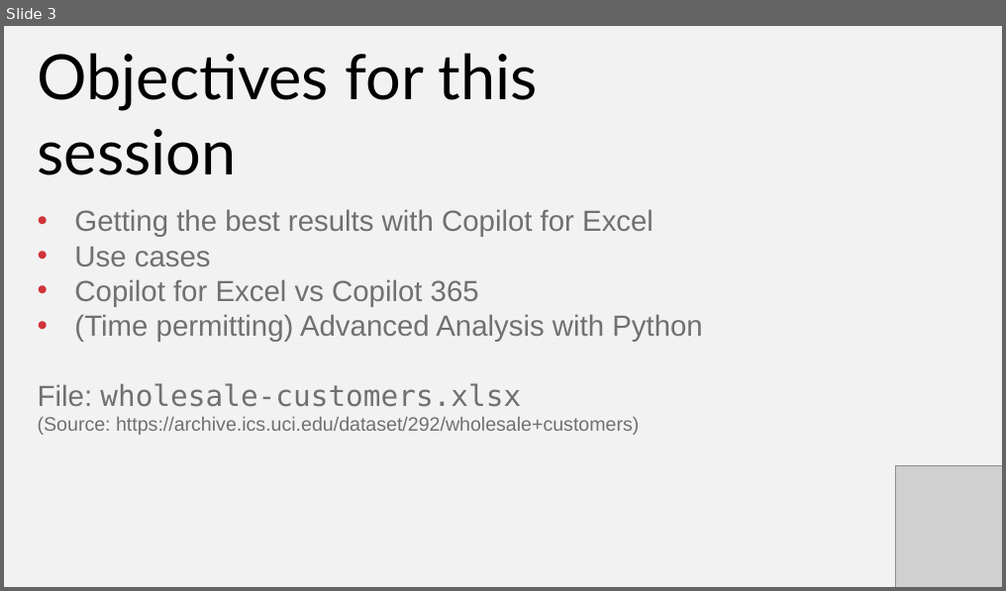
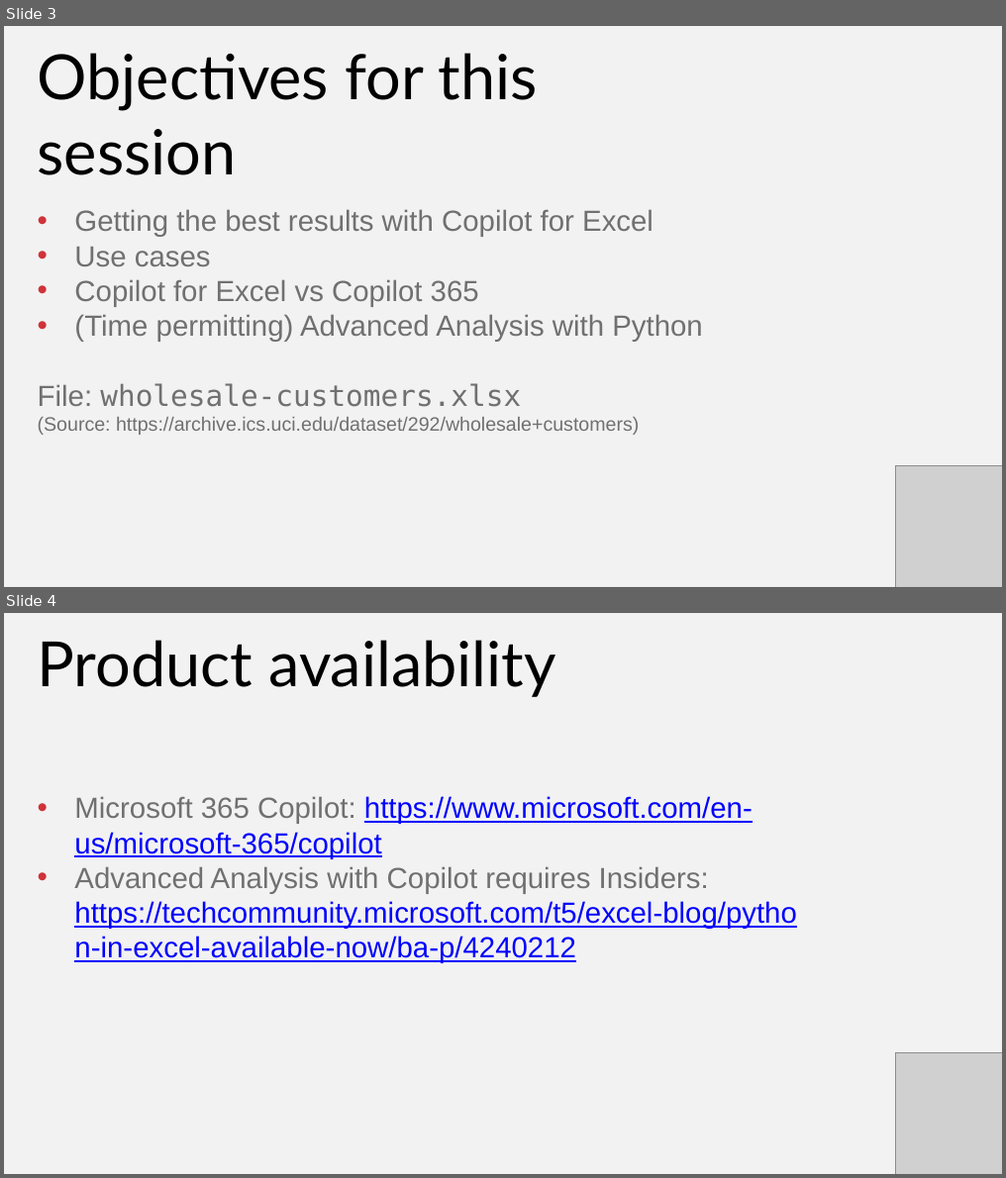
Before and after one commit to stringfestdata/first-steps-copilot-in-excel, a slide deck: first-steps-copilot-excel.pptx. Shown one above the other, each under a label of ours: slide 3 before the commit, slides 3 and 4 after it. The pictures are 1006x591 and 1006x1178 pixels, drawn with LibreOffice and Linux fonts; fonts in the diff are those of the drawing; grey boxes stand for pictures. Boxes give left, top, right and bottom in pixels: in the first picture for what was removed or moved away, otherwise in the second. Text is boxed around its words. In the diff, an @@ line names an element or a change of style, - is before the commit and + after.

```diff
--- a/first-steps-copilot-excel.pptx
+++ b/first-steps-copilot-excel.pptx
@@ slide 4 added at (x1=4, y1=613, x2=1002, y2=1174), background #F2F2F2 @@
@@ text added at (x1=38, y1=640, x2=555, y2=697), 90 pt, text #000000 @@
+Product availability
@@ text added at (x1=74, y1=796, x2=796, y2=963), 42 pt, text #0000FF, underline @@
+• Microsoft 365 Copilot: https://www.microsoft.com/en-us/microsoft-365/copilot
+• Advanced Analysis with Copilot requires Insiders: https://techcommunity.microsoft.com/t5/excel-blog/python-in-excel-available-now/ba-p/4240212
@@ picture added at (x1=896, y1=1053, x2=1001, y2=1174) @@
```
Also in this commit, not shown: 1 other file.
